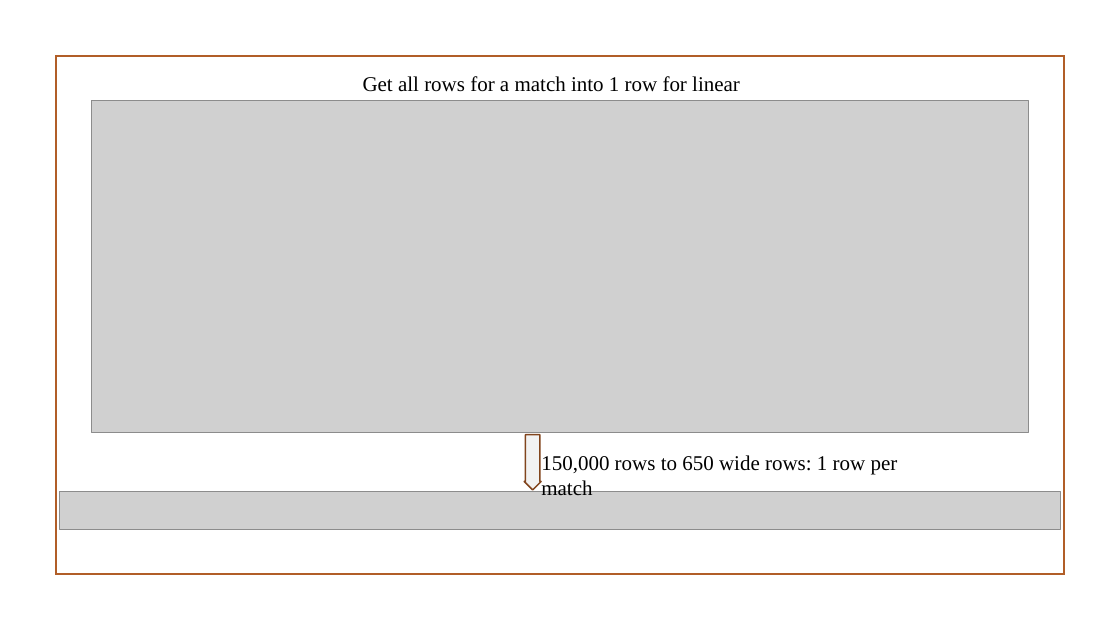
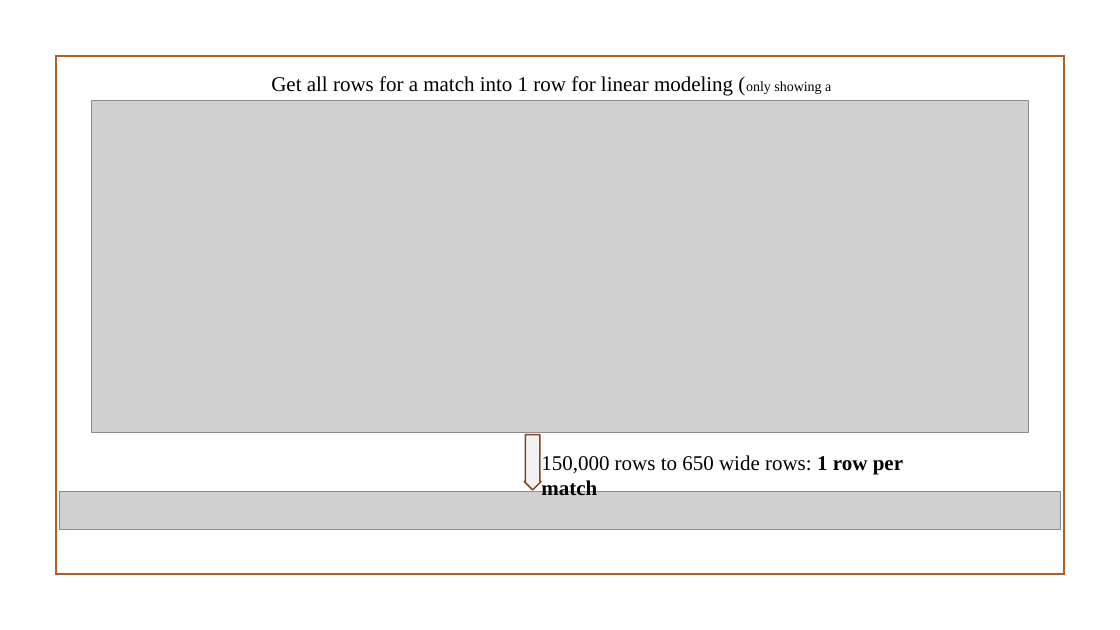
Before and after one commit to asahay001/springboardIntro, a slide deck: slide 8 of CapstoneFinalPresentation_IPLT20CricketPredictions.pptx. Drawn at 1120x630 pixels with LibreOffice and Linux fonts; fonts in the diff are those of the drawing; grey boxes stand for pictures; background and template pictures are left out. Boxes give left, top, right and bottom in pixels: in the first picture for what was removed or moved away, otherwise in the second. Text is boxed around its words. In the diff, an @@ line names an element or a change of style, - is before the commit and + after.

```diff
--- a/CapstoneFinalPresentation_IPLT20CricketPredictions.pptx
+++ b/CapstoneFinalPresentation_IPLT20CricketPredictions.pptx
@@ text at [271, 76, 831, 96]: text changed @@
-Get all rows for a match into 1 row for linear modeling
+Get all rows for a match into 1 row for linear modeling (only showing a subsection)
@@ text "150,000 rows to 650 wide ..." at [541, 455, 903, 475]: bold on in "1 row per match" @@
```
Also in this commit, not shown: 15 other slides changed, 1 slide added, 1 other file.
